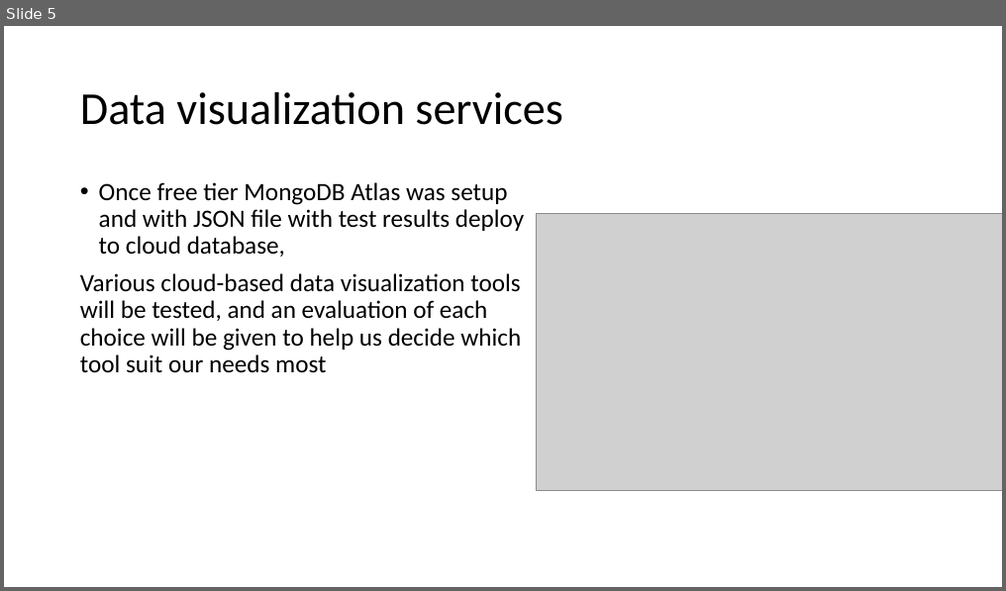
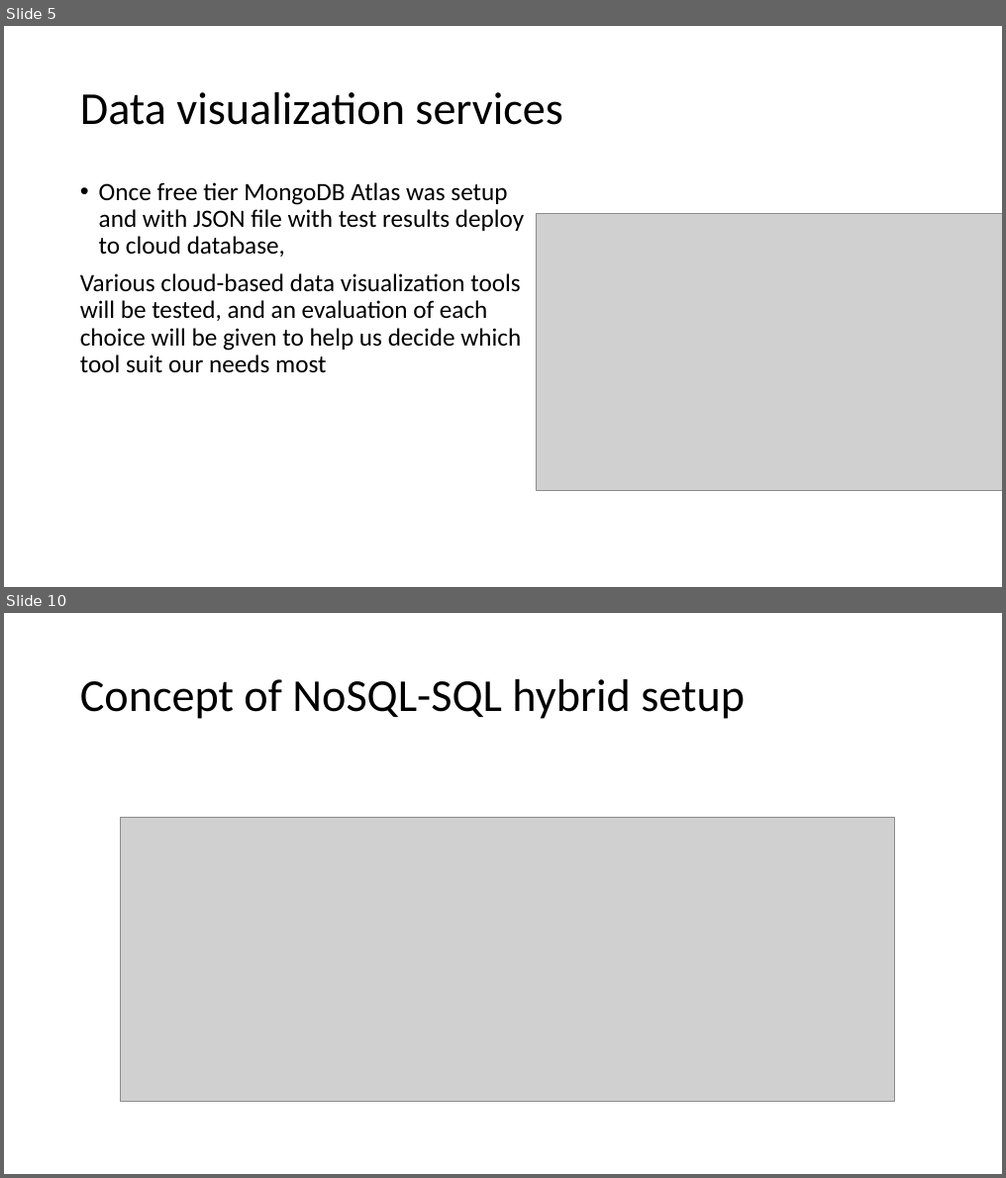
Before and after one commit to acefgin/thy-dataDashboard, a slide deck: Migrate to database step-by-step.pptx. Shown one above the other, each under a label of ours: slide 5 before the commit, slides 5 and 10 after it; the slides between them are not shown. The pictures are 1006x591 and 1006x1178 pixels, drawn with LibreOffice and Linux fonts; fonts in the diff are those of the drawing; grey boxes stand for pictures. Boxes give left, top, right and bottom in pixels: in the first picture for what was removed or moved away, otherwise in the second. Text is boxed around its words. In the diff, an @@ line names an element or a change of style, - is before the commit and + after.

```diff
--- a/Migrate to database step-by-step.pptx
+++ b/Migrate to database step-by-step.pptx
@@ slide 10 added at box(4, 613, 1002, 1174), background #FFFFFF @@
@@ title added at box(80, 679, 745, 719), 44 pt, text #000000 @@
+Concept of NoSQL-SQL hybrid setup
@@ picture added at box(120, 817, 895, 1101) @@
```
Also in this commit, not shown: 2 slides changed, 3 other slides added, 6 other files.
